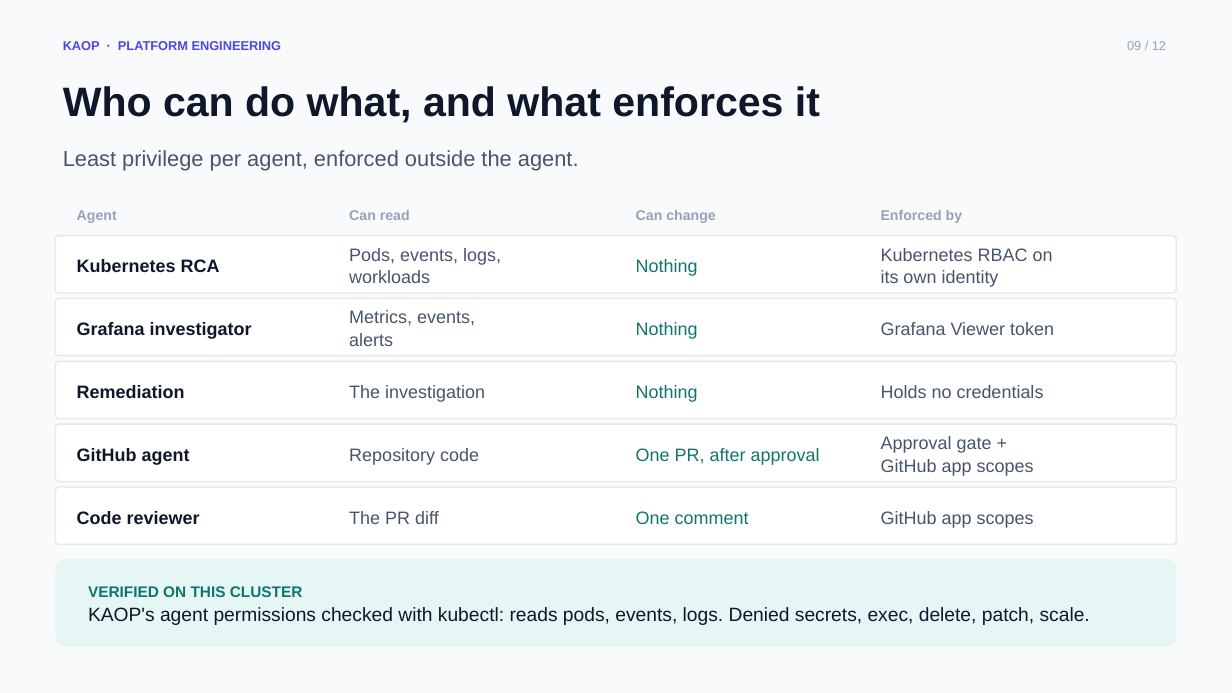
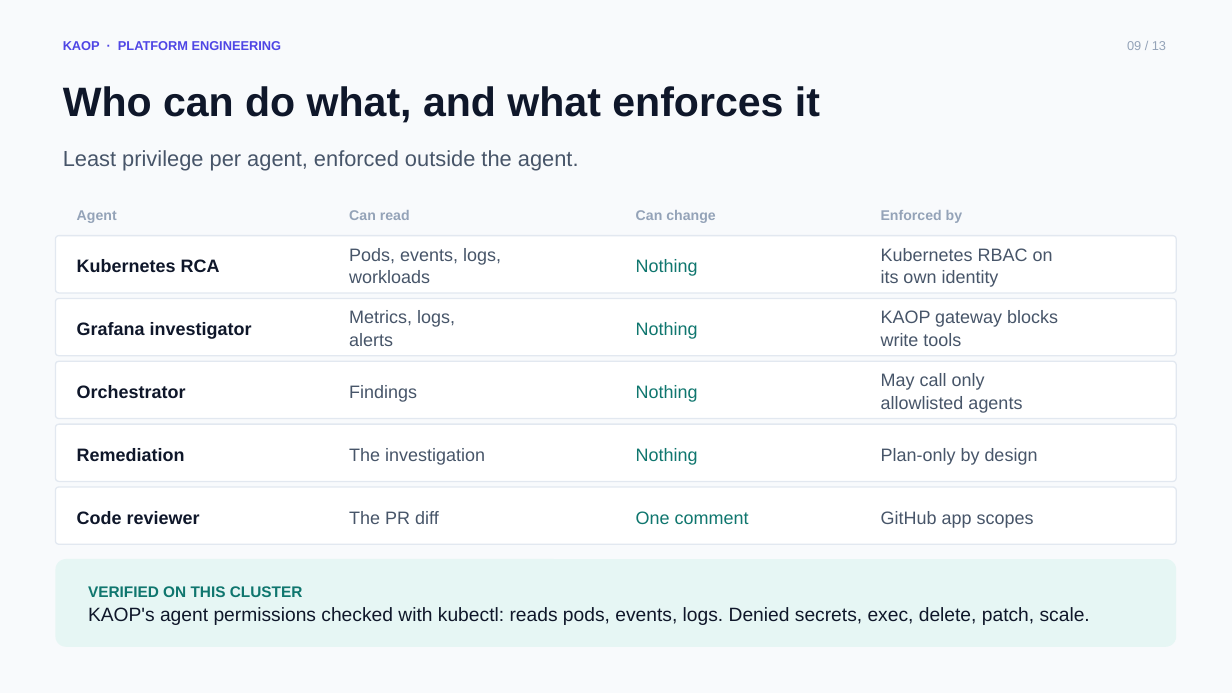
Before and after one commit to chizeni24/komodor-production-lab, a slide deck: slide 9 of docs/presentation/KAOP_Customer_Pitch.pptx. Drawn at 1232x693 pixels with LibreOffice and Linux fonts; fonts in the diff are those of the drawing. Boxes give left, top, right and bottom in pixels: in the first picture for what was removed or moved away, otherwise in the second. Text is boxed around its words. In the diff, an @@ line names an element or a change of style, - is before the commit and + after.

```diff
--- a/docs/presentation/KAOP_Customer_Pitch.pptx
+++ b/docs/presentation/KAOP_Customer_Pitch.pptx
@@ text at (349, 310, 455, 346): text changed @@
-Metrics, events,
-alerts
+Metrics, logs,
+alerts
@@ text at (881, 310, 1058, 346): text changed @@
-Grafana Viewer token
+KAOP gateway blocks
+write tools
@@ text added at (77, 385, 186, 398), 14 pt, text #0F172A, bold @@
+Orchestrator
@@ text added at (349, 385, 417, 402), 14 pt, text #475569 @@
+Findings
@@ text at (881, 373, 1022, 413): text changed @@
-Holds no credentials
+May call only
+allowlisted agents
@@ text "Remediation": place and size @@
-text "Remediation" at (77, 385, 185, 398)
+text "Remediation" at (77, 448, 185, 461)
@@ text removed at (77, 448, 190, 465) @@
-GitHub agent
@@ text "The investigation": place and size @@
-text "The investigation" at (349, 385, 485, 402)
+text "The investigation" at (349, 448, 485, 465)
@@ text removed at (349, 448, 479, 465) @@
-Repository code
@@ text at (636, 448, 698, 465): text changed @@
-One PR, after approval
+Nothing
@@ text at (881, 448, 1038, 465): text changed @@
-Approval gate +
-GitHub app scopes
+Plan-only by design
```
Also in this commit, not shown: 12 other slides changed, 1 slide added, 5 other files.
